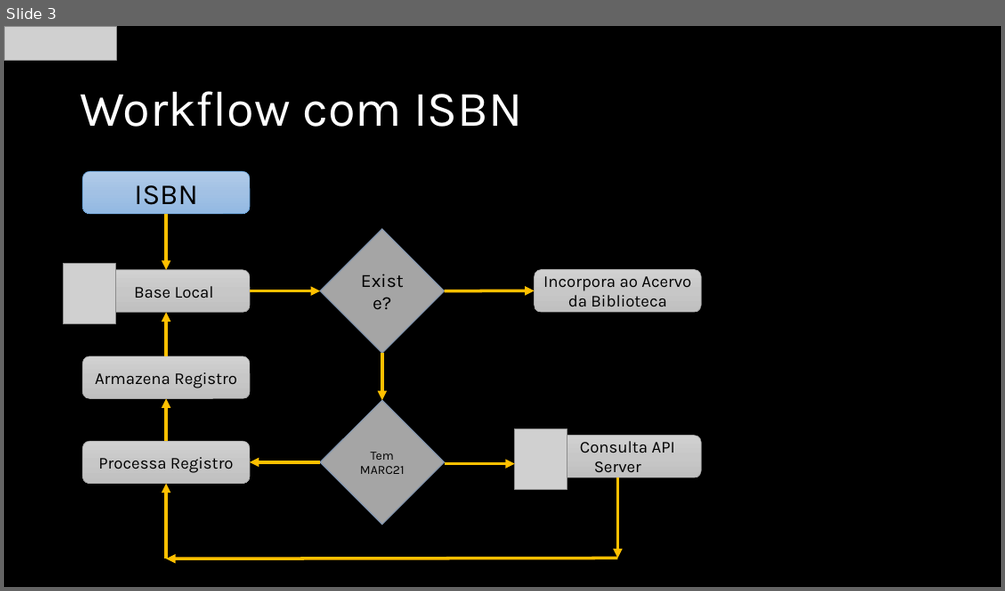
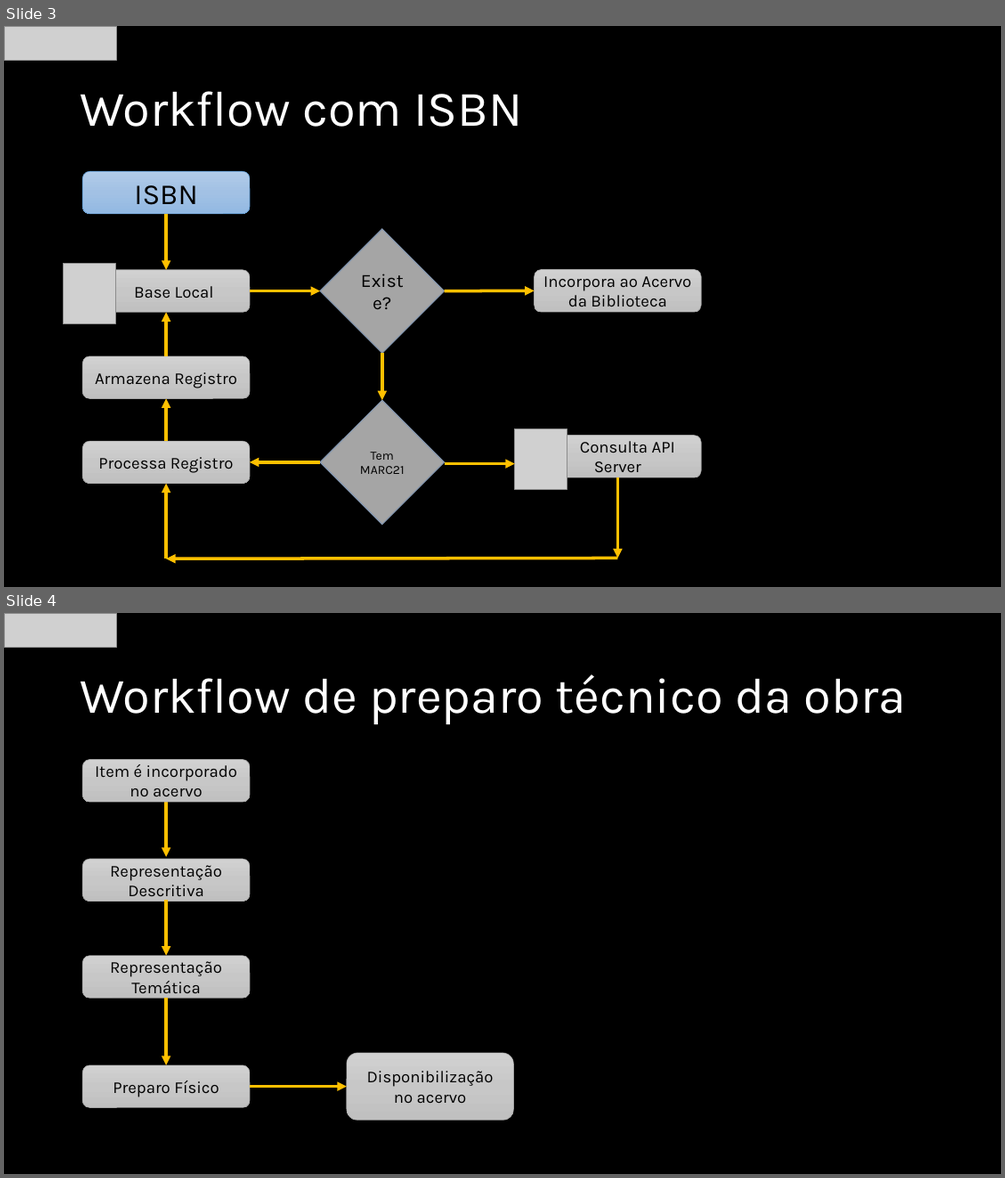
Before and after one commit to ReneFGJr/find, a slide deck: _documment/FIND-workflow.pptx. Shown one above the other, each under a label of ours: slide 3 before the commit, slides 3 and 4 after it. The pictures are 1005x591 and 1005x1178 pixels, drawn with LibreOffice and Linux fonts; fonts in the diff are those of the drawing; grey boxes stand for pictures. Boxes give left, top, right and bottom in pixels: in the first picture for what was removed or moved away, otherwise in the second. Text is boxed around its words. In the diff, an @@ line names an element or a change of style, - is before the commit and + after.

```diff
--- a/_documment/FIND-workflow.pptx
+++ b/_documment/FIND-workflow.pptx
@@ slide 4 added at [4, 613, 1001, 1174], background #000000 @@
@@ picture added at [4, 613, 116, 647] @@
@@ title added at [80, 674, 906, 724], 48 pt, text #FFFFFF @@
+Workflow de preparo técnico da obra
@@ rounded rectangle added at [82, 760, 250, 803], fill gradient #D2D2D2 to #C8C8C8 to #C0C0C0, outline #A5A5A5 0.5 pt, 16 pt, text #000000 @@
+Item é incorporado no acervo
@@ arrow added from (166, 801) to (166, 857), #FFC000 3 pt @@
@@ rounded rectangle added at [82, 859, 250, 901], fill gradient #D2D2D2 to #C8C8C8 to #C0C0C0, outline #A5A5A5 0.5 pt, 16 pt, text #000000 @@
+Representação Descritiva
@@ arrow added from (166, 900) to (166, 956), #FFC000 3 pt @@
@@ rounded rectangle added at [82, 956, 250, 998], fill gradient #D2D2D2 to #C8C8C8 to #C0C0C0, outline #A5A5A5 0.5 pt, 16 pt, text #000000 @@
+Representação Temática
@@ arrow added from (166, 998) to (166, 1065), #FFC000 3 pt @@
@@ rounded rectangle added at [82, 1065, 250, 1108], fill gradient #D2D2D2 to #C8C8C8 to #C0C0C0, outline #A5A5A5 0.5 pt, 16 pt, text #000000 @@
+Preparo Físico
@@ rounded rectangle added at [347, 1053, 513, 1120], fill gradient #D2D2D2 to #C8C8C8 to #C0C0C0, outline #A5A5A5 0.5 pt, 16 pt, text #000000 @@
+Disponibilização no acervo
@@ arrow added from (250, 1086) to (347, 1086), #FFC000 3 pt @@
```
Also in this commit, not shown: 2 other slides added, 40 other files.
